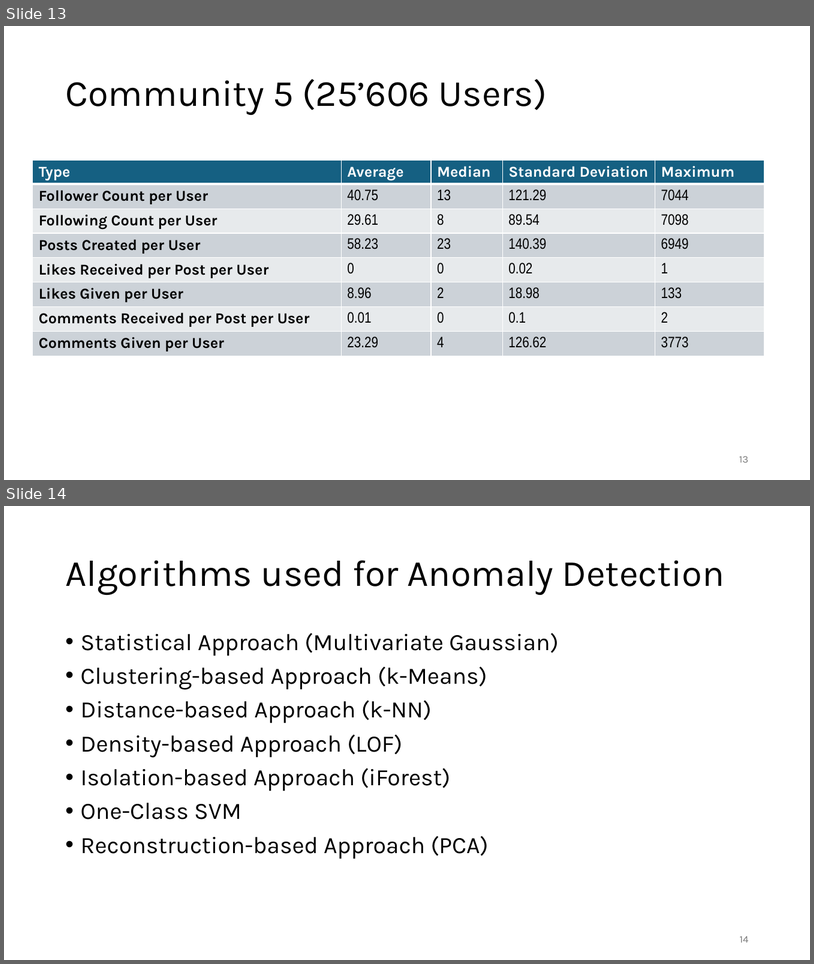
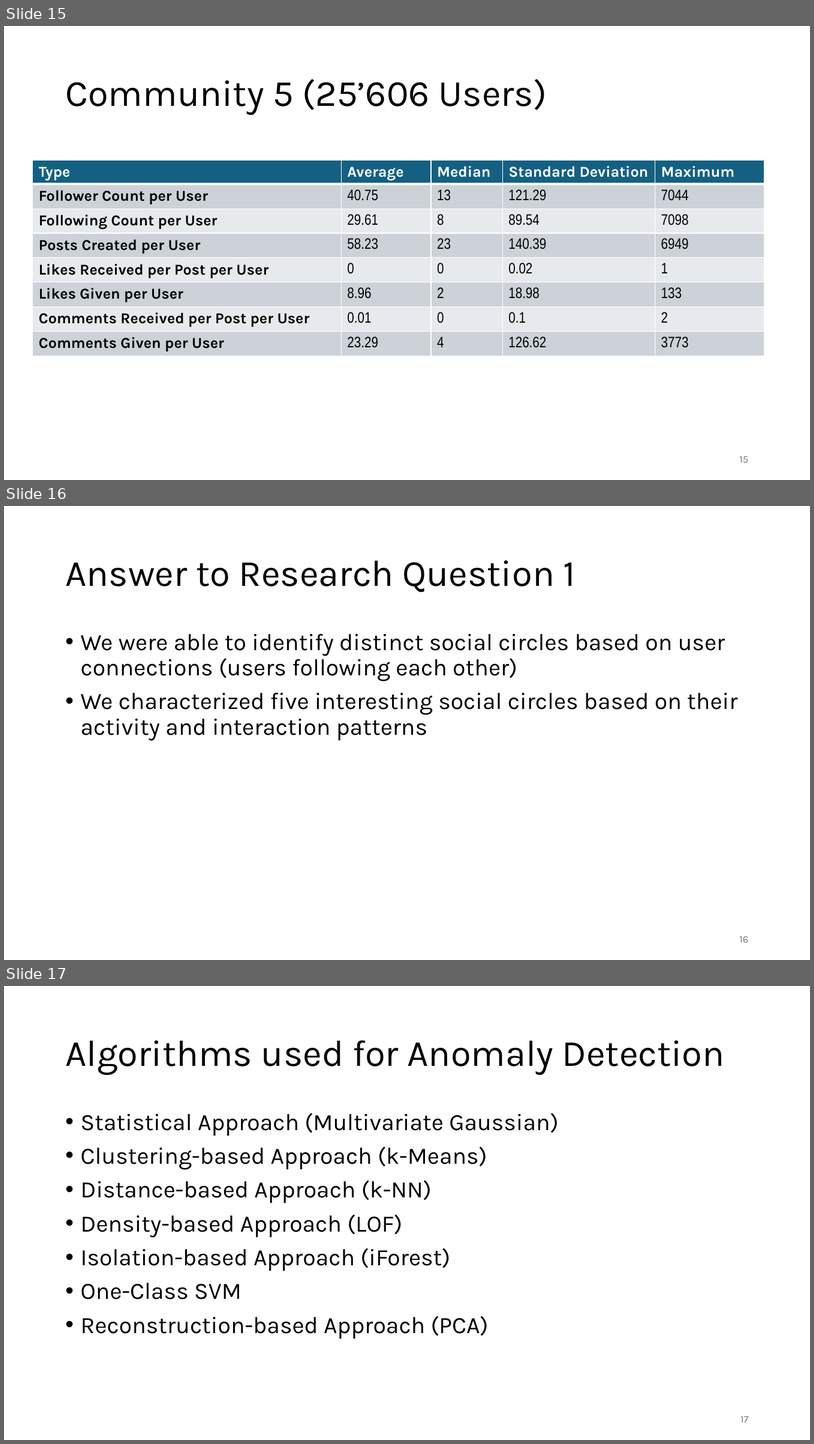
Before and after one commit to jonas-blum/data-mining-1, a slide deck: project/project-presentation-group51.pptx. Shown one above the other, each under a label of ours: slides 13 and 14 before the commit, slides 15, 16 and 17 after it. The pictures are 814x964 and 814x1444 pixels, drawn with LibreOffice and Linux fonts; fonts in the diff are those of the drawing. Boxes give left, top, right and bottom in pixels: in the first picture for what was removed or moved away, otherwise in the second. Text is boxed around its words. In the diff, an @@ line names an element or a change of style, - is before the commit and + after.

```diff
--- a/project/project-presentation-group51.pptx
+++ b/project/project-presentation-group51.pptx
@@ slide 16 added at (x1=4, y1=506, x2=810, y2=960), background #FFFFFF @@
@@ title added at (x1=65, y1=560, x2=576, y2=592), 44 pt, text #000000 @@
+Answer to Research Question 1
@@ text added at (x1=81, y1=634, x2=738, y2=741), 28 pt, text #000000 @@
+• We were able to identify distinct social circles based on user connections (users following each other)
+• We characterized five interesting social circles based on their activity and interaction patterns
@@ page number added at (x1=740, y1=936, x2=749, y2=942), 12 pt, text #797979 @@
+16
@@ what was slide 13 is now slide 15 @@
@@ page number at (x1=740, y1=456, x2=749, y2=462): text changed @@
-13
+15
@@ what was slide 14 is now slide 17 @@
@@ page number at (x1=741, y1=1416, x2=749, y2=1422): text changed @@
-14
+17
```
Also in this commit, not shown: 3 slides changed, 3 other slides added.
